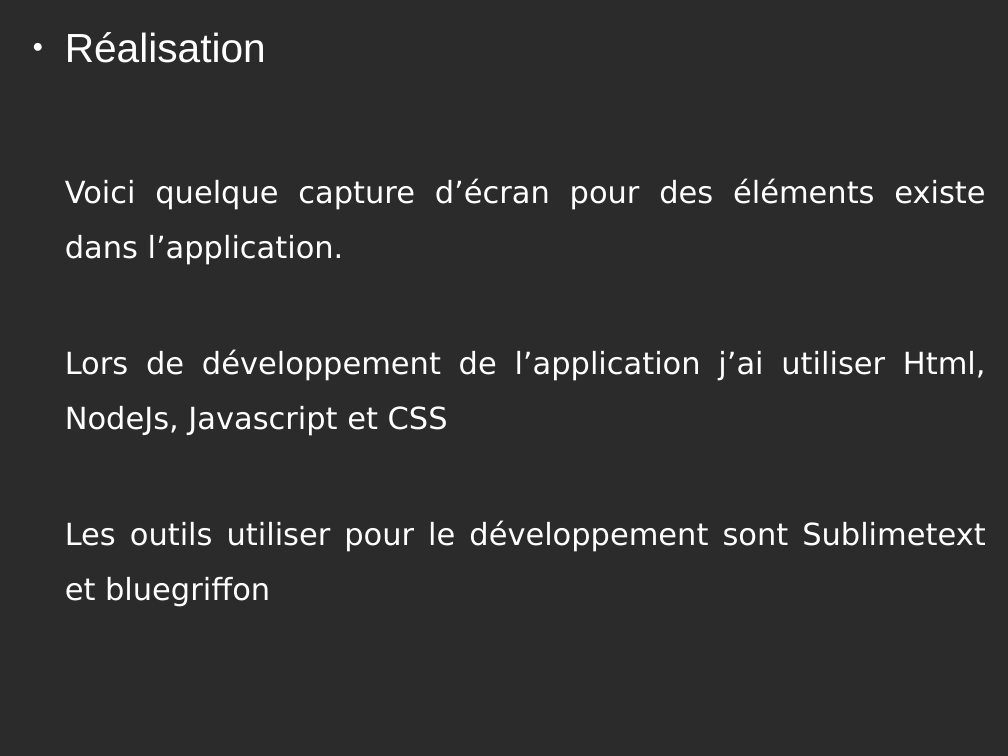
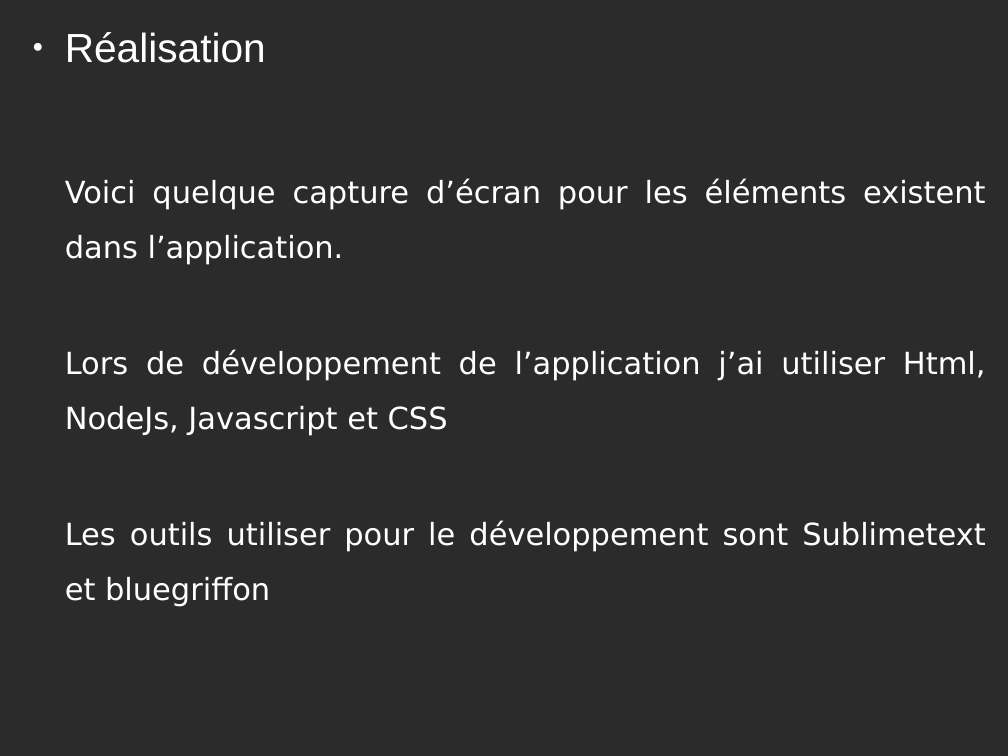
Before and after one commit to amine95bz/PFE, a slide deck: slide 7 of speech.odp. Drawn at 1008x756 pixels with LibreOffice and Linux fonts; fonts in the diff are those of the drawing; background and template pictures are left out; a plain dark background stands for a picture behind light text. Boxes give left, top, right and bottom in pixels: in the first picture for what was removed or moved away, otherwise in the second. Text is boxed around its words. In the diff, an @@ line names an element or a change of style, - is before the commit and + after.

```diff
--- a/speech.odp
+++ b/speech.odp
@@ text at box(65, 179, 986, 264): text changed @@
-Voici quelque capture d’écran pour des éléments existe dans l’application.
+Voici quelque capture d’écran pour les éléments existent dans l’application.
```
Also in this commit, not shown: 6 other slides changed, 1 other file.
